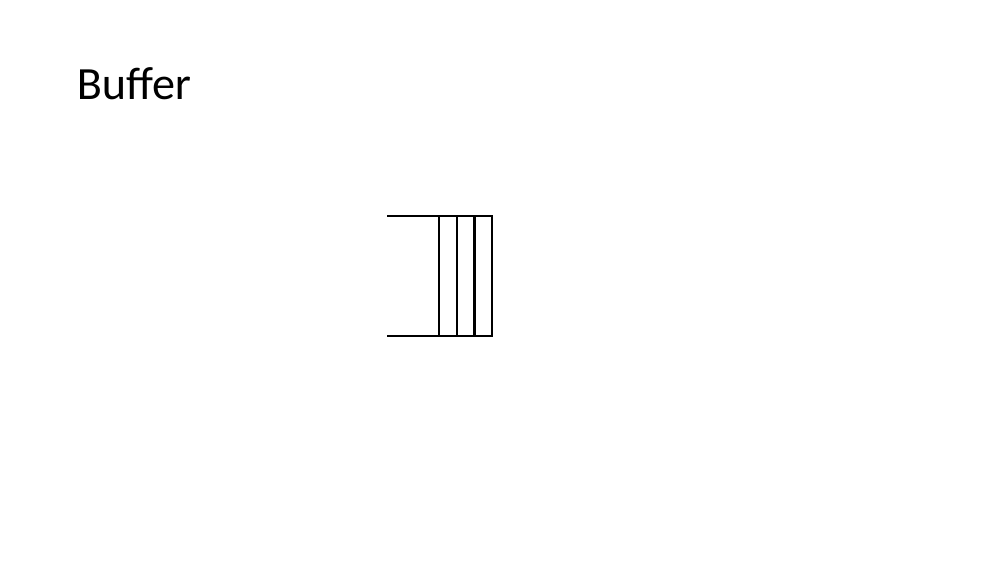
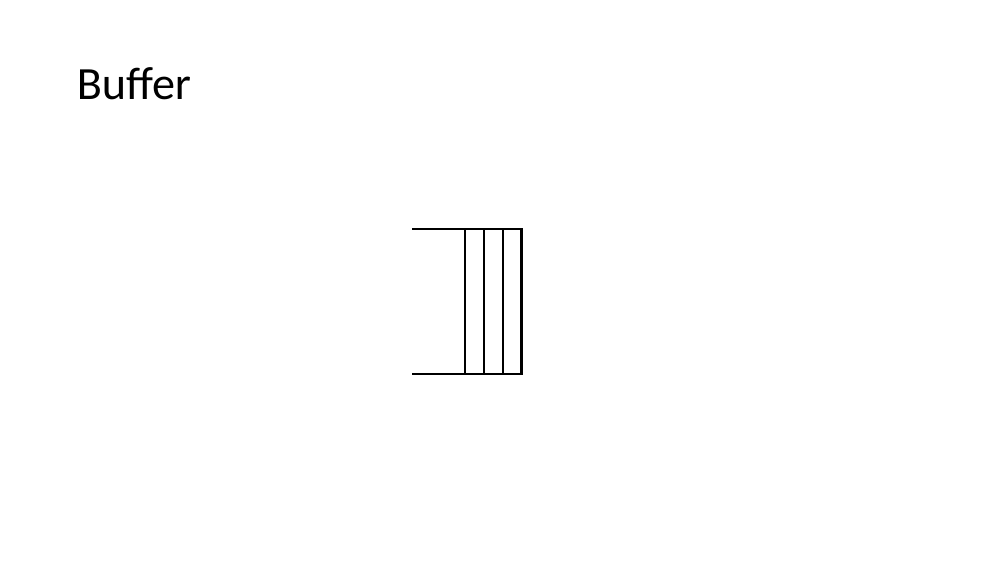
Before and after one commit to dillonhuff/CircuitFigures, a slide deck: slide 4 of CircuitFigures.pptx. Drawn at 1008x567 pixels with LibreOffice and Linux fonts; fonts in the diff are those of the drawing. Boxes give left, top, right and bottom in pixels: in the first picture for what was removed or moved away, otherwise in the second. Text is boxed around its words. In the diff, an @@ line names an element or a change of style, - is before the commit and + after.

```diff
--- a/CircuitFigures.pptx
+++ b/CircuitFigures.pptx
@@ line moved from (448, 216) - (387, 216) to (475, 230) - (411, 230) @@
@@ rectangle: place and size @@
-rectangle at [439, 216, 457, 336]
+rectangle at [466, 230, 485, 374]
@@ rectangle: place and size @@
-rectangle at [457, 216, 475, 336]
+rectangle at [484, 230, 503, 374]
@@ rectangle: place and size @@
-rectangle at [475, 216, 493, 336]
+rectangle at [503, 230, 522, 374]
@@ line moved from (448, 336) - (387, 336) to (475, 374) - (411, 374) @@
```
Also in this commit, not shown: 1 other slide changed, 1 slide added.
